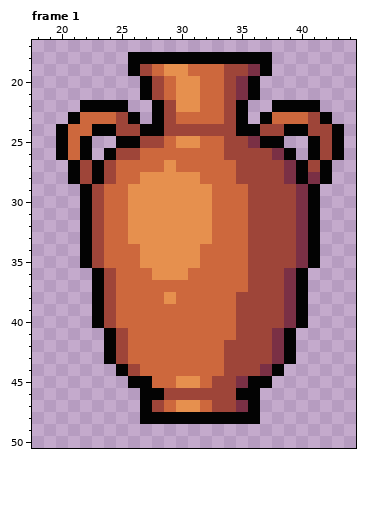
Pixel-art file -- graphics/small_vase.aseprite. The first picture shows the starting point.
64x64 pixels, 7 frames. Shown: frame 1: x 18..44, y 17..50.
After the commit:
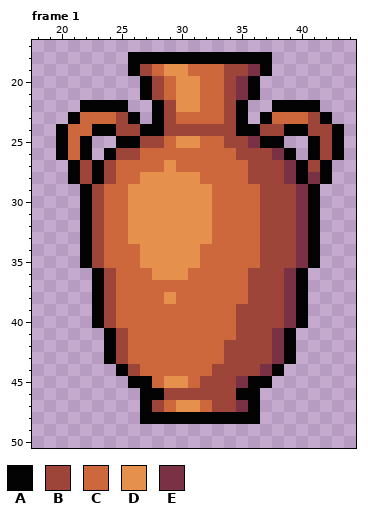
Palette (. is transparent): A #030303  B #9e4539  C #cd683d  D #e6904e  E #7a3045
Edits made:
Changed rows in their new state; - is an unchanged pixel.
Frame 1:
first column x 34:
26 C--
27 -C-
28 -C-
29 --C
30 --C
31 --C
32 --C
33 --C
34 --C
35 --C
38 -C-
first column x 29:
44 ----B
45 D-CB-
